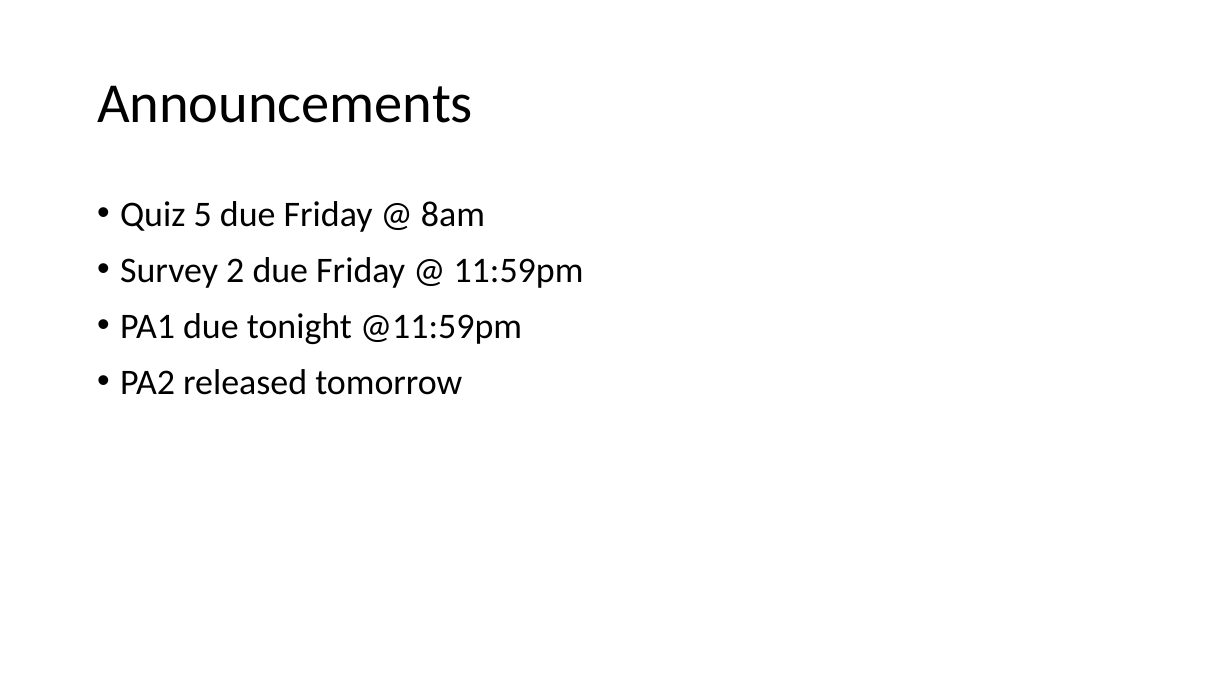
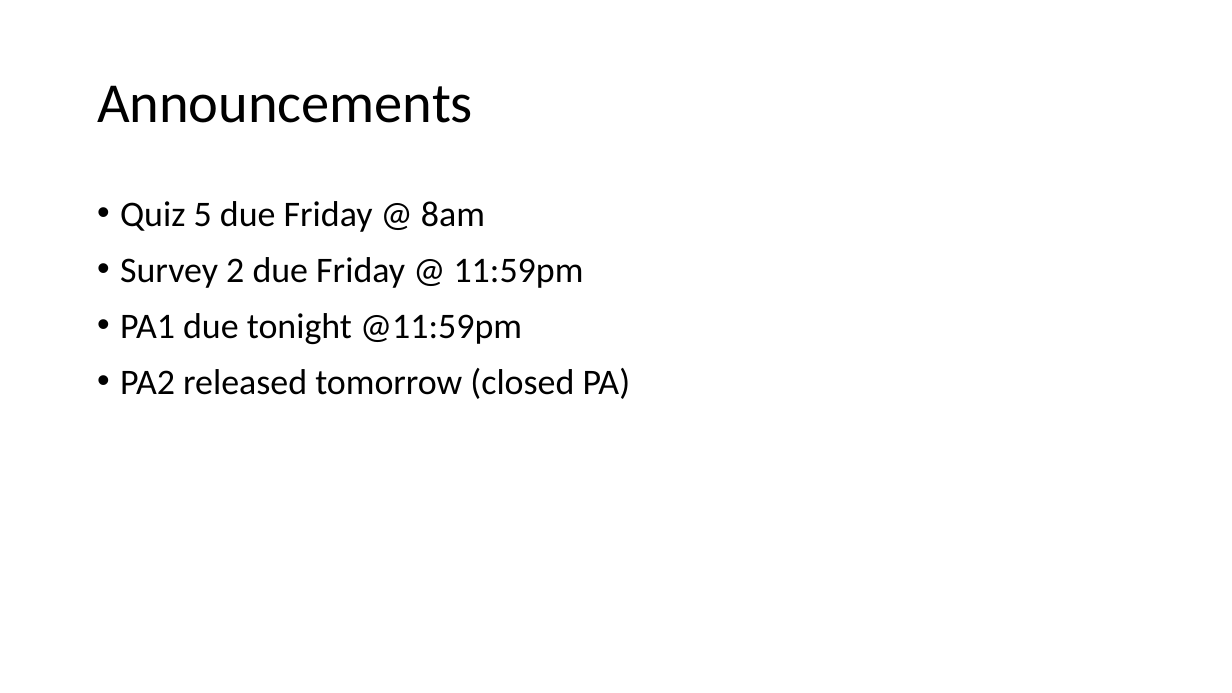
Before and after one commit to ucsd-cse12-w21/ucsd-cse12-w21.github.io, a slide deck: slide 2 of lectures/lecture-05/Lecture-Live C00/Lecture 05 - Lecture.pptx. Drawn at 1232x693 pixels with LibreOffice and Linux fonts; fonts in the diff are those of the drawing. Boxes give left, top, right and bottom in pixels: in the first picture for what was removed or moved away, otherwise in the second. Text is boxed around its words. In the diff, an @@ line names an element or a change of style, - is before the commit and + after.

```diff
--- a/lectures/lecture-05/Lecture-Live C00/Lecture 05 - Lecture.pptx
+++ b/lectures/lecture-05/Lecture-Live C00/Lecture 05 - Lecture.pptx
@@ text at [120, 368, 631, 399]: text changed @@
-• PA2 released tomorrow
+• PA2 released tomorrow (closed PA)
```
Also in this commit, not shown: 1 other slide changed, 15 slides added, 3 slides removed, 3 other files.
